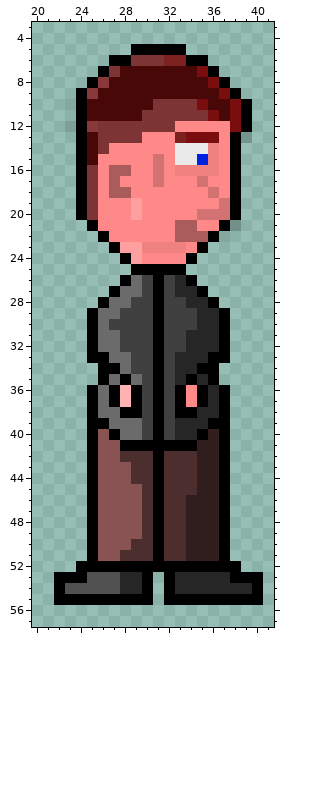
Edited in one commit: pixel-art sprite (Images/PlayerRight.png). Above is the file before it was changed.
The file is 64x64 pixels. Pixels under 10% opacity are left out. Colours within 5 levels of each other are drawn and written as one. Shown: x 20..41, y 3..57.
The same view after the edit:
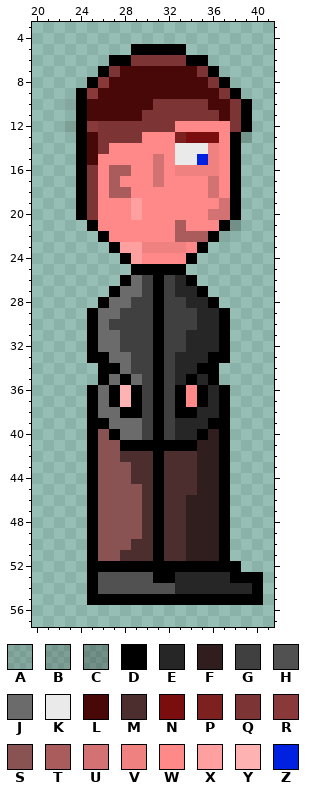
Palette (. is transparent): A #0000001e  B #0000002a  C #0000003e  D #000000  E #262626  F #301d1d  G #404040  H #515151  J #6b6b6b  K #eaeaea  L #490808  M #4c2e2e  N #7a0e0e  P #7c2020  Q #7c3434  R #893939  S #895353  T #aa5c5c  U #d37272  V #ef8181  W #ff8989  X #ffa0a0  Y #ffb2b2  Z #0021e0
The commit says: Edited levels and player graphic
The edit:
Changed rows in their new state; - is an unchanged pixel.
first column x 32:
 6 QQ-----
 7 ---Q---
 8 ----Q--
 9 -----Q-
10 ---Q--Q
11 ----Q-Q
12 ------Q
first column x 34:
17 -WU
20 -W-
21 W--
first column x 22:
52 --.--------
53 ...D--HHHD-
54 ...D--HHHHH
55 ...------D-
Pixel boxes of the changes (left, top, right, bottom) in both pictures:
changed: (164, 55, 241, 231)
changed: (54, 561, 175, 605)
